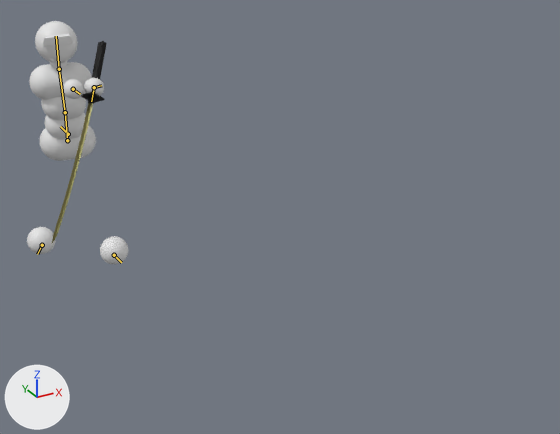
An edit to the Blender file asset_raws/simple_combat_char.blend, drawn before and after from the same camera.
Before and after are seen from a 50 mm camera at (-1.17, -5.31, 2.5) aimed at (0.69, -1.93, 0.81). Arrows for +X, +Y and +Z are at lower left; the lights stay in place. Both versions are drawn at frame 15 of the action 'Sample_attack'; the numbers are the values there. The bones that bend it are drawn over the model as lines.

The first picture shows 'Body', 'Sword'.
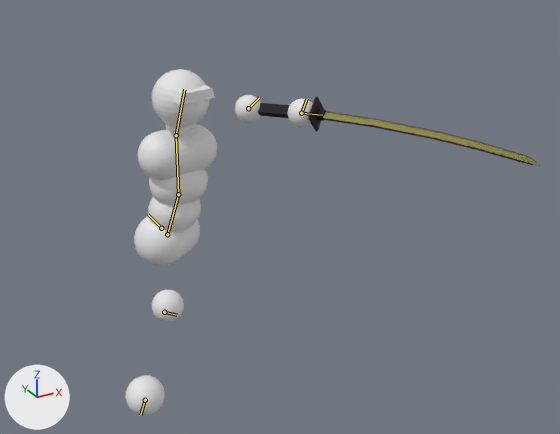
Commit message: Tunes attack anim to move forward further to match KUSR

Where the change shows, as pixel boxes (x1, y1, x2, y2) in the pictures (560 x 434 px):
'Body', posed (84% wider, 42% taller)
    before: (27, 21, 128, 264)
    after: (126, 69, 313, 415)
'Sword', posed
    before: (52, 41, 107, 243)
    after: (258, 96, 541, 167)
bone 'Root bone', root to tip
    before: (68, 134) to (60, 126)
    after: (161, 228) to (148, 214)
bone 'Lower back', root to tip
    before: (67, 140) to (65, 112)
    after: (167, 234) to (178, 194)
bone 'Upper back', root to tip
    before: (65, 112) to (59, 69)
    after: (178, 194) to (176, 135)
bone 'Hand.L', root to tip
    before: (73, 89) to (80, 94)
    after: (248, 108) to (259, 97)
bone 'Foot.L', root to tip
    before: (114, 255) to (121, 262)
    after: (164, 312) to (177, 315)
bone 'Hand.R', root to tip
    before: (94, 87) to (101, 85)
    after: (301, 113) to (307, 98)
bone 'Foot.R', root to tip
    before: (42, 245) to (37, 254)
    after: (145, 400) to (140, 415)
bone 'Sword attachment', root to tip
    before: (94, 87) to (91, 101)
    after: (301, 113) to (322, 115)

The change in detail:
Bone 'Root bone' (bone_root_bone) moves from (0.0, -0.255, 0.0) to (0.0, -2.0, 0.0).
Bone 'Lower back' (bone_lower_back) moves from (-0.002, -0.062, 0.036) to (-0.015, -0.02, -0.039).
Bone 'Lower back' (bone_lower_back) turns from (-17, -9, -2) to (-12, 35, 4) degrees about its own x, y and z.
Bone 'Upper back' (bone_upper_back) turns from (6, 0, 0) to (5, -25, -3) degrees about its own x, y and z.
Bone 'Hand.L' (bone_hand_l) moves from (-0.079, -0.746, -0.335) to (0.186, -0.421, -0.345).
Bone 'Hand.L' (bone_hand_l) turns from (-89, 26, -48) to (7, 24, -32) degrees about its own x, y and z.
Bone 'Foot.L' (bone_foot_l) moves from (0.067, 0.178, -0.034) to (-0.219, -0.516, 0.328).
Bone 'Foot.L' (bone_foot_l) turns from (0, 0, 0) to (56, -19, -13) degrees about its own x, y and z.
Bone 'Hand.R' (bone_hand_r) moves from (-0.089, -0.838, 0.322) to (0.2, -1.176, 0.555).
Bone 'Hand.R' (bone_hand_r) turns from (58, 13, -126) to (-28, 20, -142) degrees about its own x, y and z.
Bone 'Foot.R' (bone_foot_r) moves from (0.068, -0.154, 0.175) to (-0.051, 0.138, 0.002).
Bone 'Sword attachment' (bone_sword_attachment) moves from (0.838, 0.322, 0.088) to (1.176, 0.555, -0.2).
Bone 'Sword attachment' (bone_sword_attachment) turns from (127, -18, -119) to (3, -138, -36) degrees about its own x, y and z.
